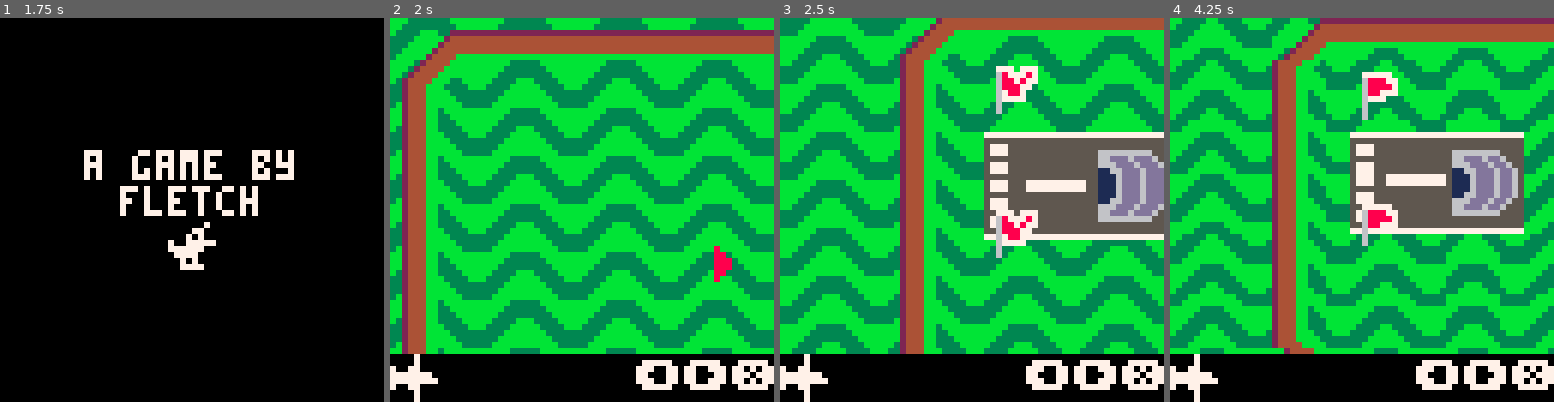
Above: before the commit, frames 1-4 (left to right).
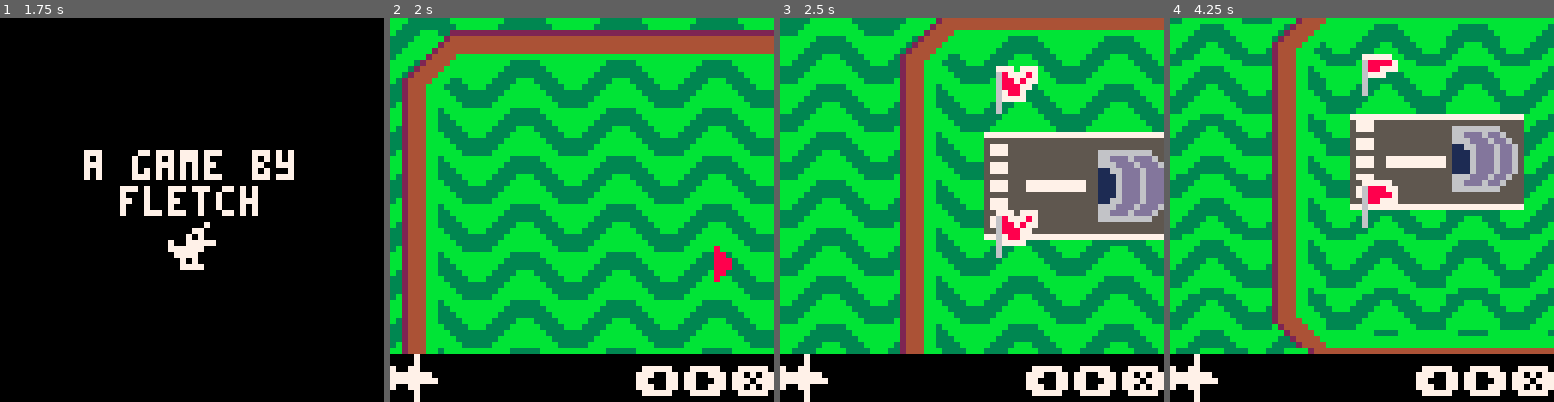
Above: after the commit, the same moments.

Repository: fletchmakes/oops-airlines
Game: PICO-8 cartridge oops-airlines.p8
The game is run twice, just before and just after one commit, with the same random seed, the same clock (stepped at 60 frames per second) and the same inputs.
Inputs:
- Up to frame 1 (1.75 s): tap X (X key) at 0.33, 1.07 s; tap O (Z key) at 0.7, 1.7 s; hold Right from 1.6 s (still down)
- Up to frame 2 (2 s): keep holding Right; tap X (X key) at 1.85 s
- Up to frame 3 (2.5 s): release Right at 2.1 s; tap O (Z key) at 2.1 s; hold Up 2.15-2.42 s; hold Right from 2.47 s (still down)
- Up to frame 4 (4.25 s): tap O (Z key) every 0.4 s from 2.5 to 4.1 s; tap X (X key) at 2.97, 4.08 s; release Right at 3.03 s; hold Left 3.08-3.58 s; hold Down 3.63-3.97 s; hold Right from 4.02 s (still down)

Frame 1 is identical in both runs. In frame 2, 1.6% of the frame differs, in the area x 64-100%, y 89-99%; in frame 3, 1.6%; in frame 4, 72%, in the area x 0-100%, y 0-99%.

Commit message:
smol updates

Diff:
--- a/oops-airlines.p8
+++ b/oops-airlines.p8
@@ -4,19 +4,6 @@
 -- oops airlines
 -- by fletch
 -- made for lowrezjam 2024
-
--- FLIGHT MODE CONTROLS
--- zoomed in:
---   - left / right - switch focus between planes
---   - X - zoom out
--- zoomed out:
---   - left / right / up / down - slowly pan the camera
---   - X - zoom in
-
--- PATH MODE CONTROLS
---   - left / right / up / down - slowly pan the camera
---   - Z - place node / pickup node
---   - (hold) X - zoom out
 
 local debug = false
 
@@ -54,8 +41,7 @@
 local animation = {
 	frame = 1,
 
-	-- TODO: move to update_me
-	-- various little animations like fly_text
+	-- current is a coroutine, like fly_text()
 	current = nil,
 	is_animating = false,
 
@@ -426,6 +412,7 @@
 	plane.update = function(self)
 		-- check if we're landing
 		if self.status == "ROUTING" and dist(self, airport) < 6 then
+			-- TODO: sometimes game crashes?
 			self.status = "LANDING"
 		end
 
@@ -626,19 +613,19 @@
 
 	if mode == "FLIGHT" then
 		spr(11, 0, 56)
+
 		if cam.zoom_target == 1 then
-			print(chr(139)..chr(145)..chr(151), 41, 57, 7)
+			print(chr(139)..chr(145)..chr(151), 41, 58, 7)
 		else -- 0.5
-			print(chr(139)..chr(145)..chr(148)..chr(131)..chr(151), 25, 57, 7)
+			print(chr(139)..chr(145)..chr(148)..chr(131)..chr(151), 25, 58, 7)
 		end
 	else -- "PLAN"
 		spr(12, 0, 56)
-		print(chr(139)..chr(145)..chr(148)..chr(131)..chr(142)..chr(151), 17, 57, 7)
+		print(chr(139)..chr(145)..chr(148)..chr(131)..chr(142)..chr(151), 17, 58, 7)
 	end
 end
 
 function reset_game()
-	--TODO: all of this mess will need to be fixed too
 	particles = {}
 
 	for i=1,10 do
@@ -738,7 +725,7 @@
 		if self.is_tracking then
 			if self.track_target == nil then self.track_target = hangar end
 
-			-- TODO: fix camera snap between play area border and full tracking
+			-- TODO: fix camera snap when switching targets
 			-- lerp to the tracked target
 			local ttx, tty = self.track_target.x-56, self.track_target.y-56
 
@@ -746,7 +733,7 @@
 			local newcamy = lerp(self.y, tty, 0.2)
 
 			-- snap to tracked target if we're close enough
-			if abs(newcamx - self.x) < 0.75 or abs(newcamy - self.y) < 0.75 then
+			if abs(newcamx - self.x) <= 0.75 and abs(newcamy - self.y) <= 0.75 then
 				if ttx > 0 and ttx < 128 and tty > 0 and tty < 128 then
 					self.x = ttx
 					self.y = tty
